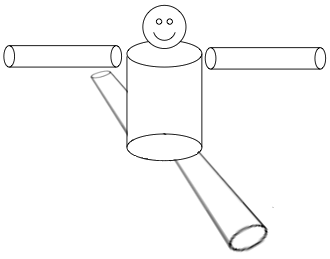
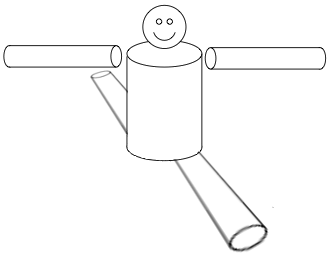
The second 330 × 259 image is a revision of the first. Changes to its layers:
painted on "Figuren" over [10, 46, 321, 159]
